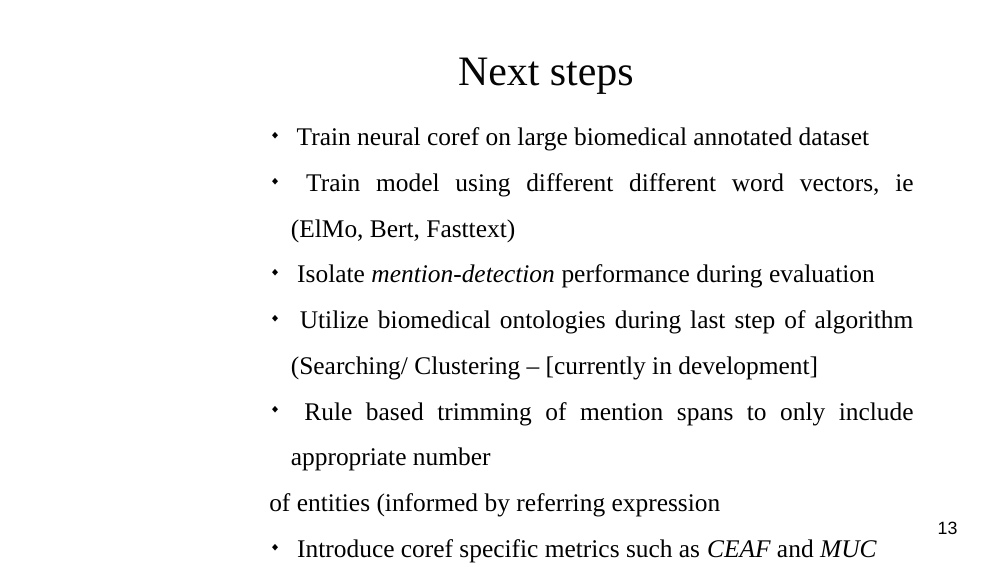
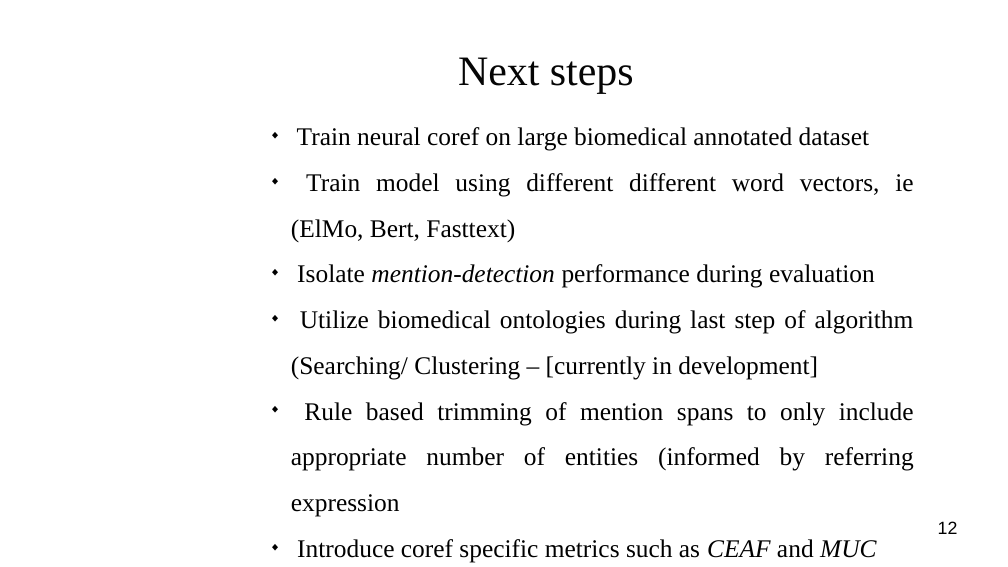
Before and after one commit to masonedmison/coref, a slide deck: slide 12 of documentation/presentation/cs710_presentation.odp (slide 13 before the commit). Drawn at 1008x567 pixels with LibreOffice and Linux fonts; fonts in the diff are those of the drawing; background and template pictures are left out. Boxes give left, top, right and bottom in pixels: in the first picture for what was removed or moved away, otherwise in the second. Text is boxed around its words. In the diff, an @@ line names an element or a change of style, - is before the commit and + after.

```diff
--- a/documentation/presentation/cs710_presentation.odp
+++ b/documentation/presentation/cs710_presentation.odp
@@ subtitle at (291, 402, 914, 517): text changed @@
-◆ Rule based trimming of mention spans to only include appropriate number
-of entities (informed by referring expression
+◆ Rule based trimming of mention spans to only include appropriate number of entities (informed by referring expression
@@ page number at (938, 521, 958, 534): text changed @@
-13
+12
```
Also in this commit, not shown: 5 other slides changed, 1 slide added, 2 slides removed, 9 other files.
